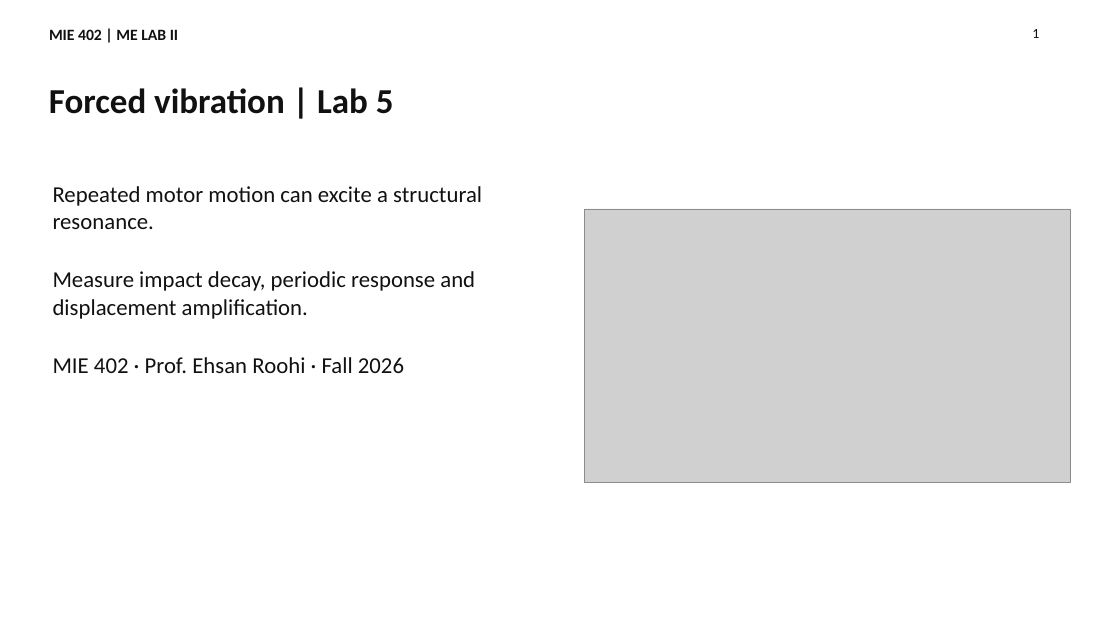
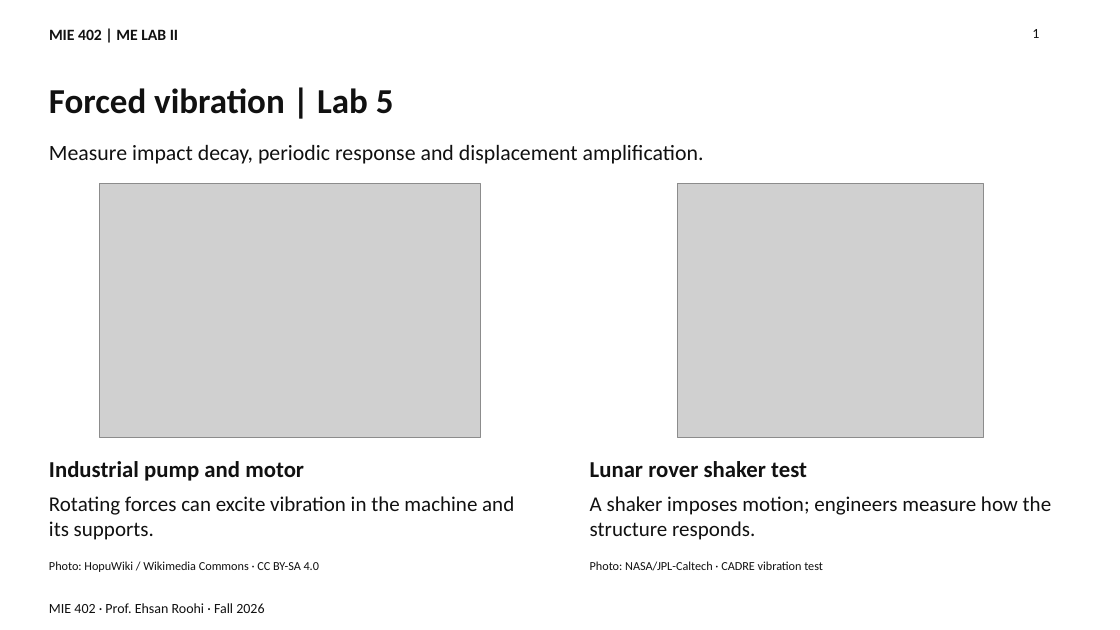
Before and after one commit to Ehsan-Roohi/MIE402-Lab, a slide deck: slide 1 of site/docs/MIE402_Lecture06_Forced_Response_Fall2026.pptx. Drawn at 1120x630 pixels with LibreOffice and Linux fonts; fonts in the diff are those of the drawing; grey boxes stand for pictures. Boxes give left, top, right and bottom in pixels: in the first picture for what was removed or moved away, otherwise in the second. Text is boxed around its words. In the diff, an @@ line names an element or a change of style, - is before the commit and + after.

Commit message:
Show real pump and rover vibration applications on the opening slide

```diff
--- a/site/docs/MIE402_Lecture06_Forced_Response_Fall2026.pptx
+++ b/site/docs/MIE402_Lecture06_Forced_Response_Fall2026.pptx
@@ text "Measure impact decay, periodic response ...": place and size @@
-text "Measure impact decay, periodic response ..." at box(53, 271, 475, 319)
+text "Measure impact decay, periodic response ..." at box(49, 145, 704, 164)
@@ text "Measure impact decay, periodic response ..." at box(49, 145, 704, 164): size 19.5 to 18.8 pt @@
@@ text removed at box(53, 186, 482, 229) @@
-Repeated motor motion can excite a structural resonance.
@@ picture added at box(99, 184, 480, 438) @@
@@ picture removed at box(585, 209, 1070, 482) @@
@@ picture added at box(677, 184, 984, 438) @@
@@ text added at box(49, 461, 304, 481), 19.5 pt, text #111111, bold @@
+Industrial pump and motor
@@ text added at box(590, 461, 807, 477), 19.5 pt, text #111111, bold @@
+Lunar rover shaker test
@@ text added at box(49, 496, 514, 540), 18 pt, text #111111 @@
+Rotating forces can excite vibration in the machine and its supports.
@@ text added at box(590, 496, 1051, 540), 18 pt, text #111111 @@
+A shaker imposes motion; engineers measure how the structure responds.
@@ text added at box(49, 561, 319, 572), 10.5 pt, text #111111 @@
+Photo: HopuWiki / Wikimedia Commons · CC BY-SA 4.0
@@ text added at box(590, 561, 823, 571), 10.5 pt, text #111111 @@
+Photo: NASA/JPL-Caltech · CADRE vibration test
@@ text "MIE 402 · Prof. Ehsan ...": place and size @@
-text "MIE 402 · Prof. Ehsan ..." at box(53, 357, 404, 373)
+text "MIE 402 · Prof. Ehsan ..." at box(49, 603, 264, 613)
@@ text "MIE 402 · Prof. Ehsan ..." at box(49, 603, 264, 613): size 19.5 to 12 pt @@
```
Also in this commit, not shown: 6 other files.
